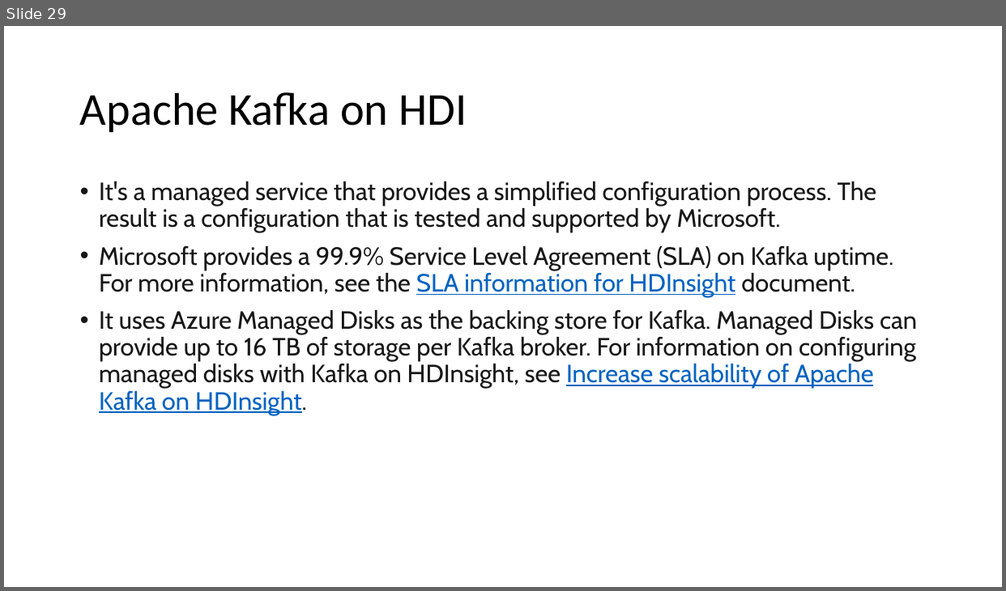
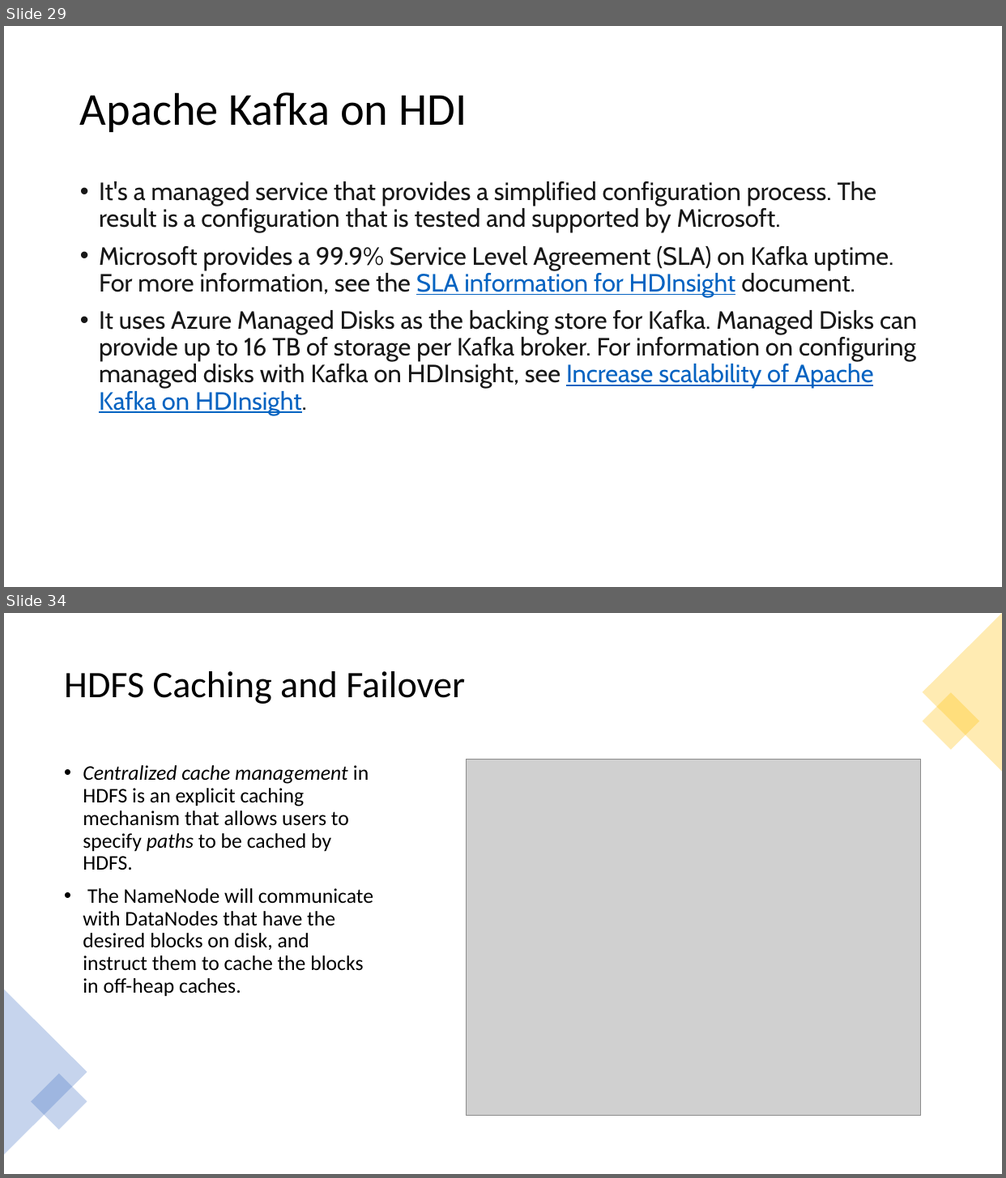
Before and after one commit to imcuteani/Azure_Big_Data_Training, a slide deck: Slides/Big Data Overview.pptx. Shown one above the other, each under a label of ours: slide 29 before the commit, slides 29 and 34 after it; the slides between them are not shown. The pictures are 1006x591 and 1006x1178 pixels, drawn with LibreOffice and Linux fonts; fonts in the diff are those of the drawing; grey boxes stand for pictures. Boxes give left, top, right and bottom in pixels: in the first picture for what was removed or moved away, otherwise in the second. Text is boxed around its words. In the diff, an @@ line names an element or a change of style, - is before the commit and + after.

```diff
--- a/Slides/Big Data Overview.pptx
+++ b/Slides/Big Data Overview.pptx
@@ slide 34 added at <box>4,613,1002,1174</box>, background #FFFFFF @@
@@ triangle added at <box>923,613,1002,772</box>, fill #FFC000 at 30% opacity @@
@@ title added at <box>64,671,465,704</box>, 36 pt, text #000000 @@
+HDFS Caching and Failover
@@ rectangle added at <box>923,693,979,750</box>, fill #FFC000 at 30% opacity @@
@@ text added at <box>83,765,373,996</box>, 20 pt, text #000000 @@
+• Centralized cache management in HDFS is an explicit caching mechanism that allows users to specify paths to be cached by HDFS.
+• The NameNode will communicate with DataNodes that have the desired blocks on disk, and instruct them to cache the blocks in off-heap caches.
@@ picture added at <box>466,759,921,1116</box> @@
@@ triangle added at <box>4,990,87,1155</box>, fill #4472C4 at 30% opacity @@
@@ rectangle added at <box>31,1073,87,1130</box>, fill #4472C4 at 30% opacity @@
```
Also in this commit, not shown: 19 other slides added, 22 other files.
